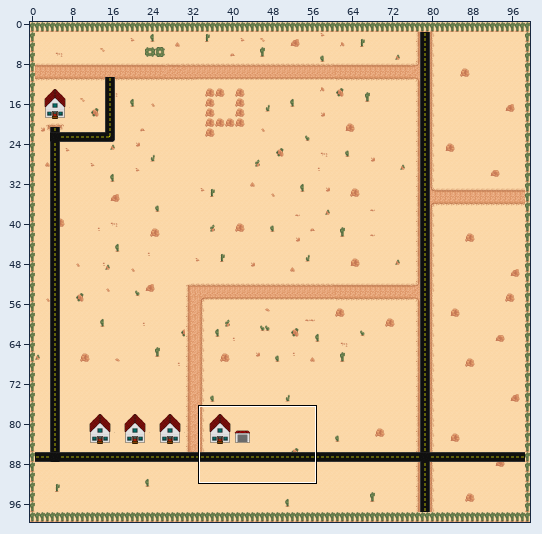
An edit to a level. Tiled map, resources/maps/desertMap.tmx. Above: a wide view before the commit, with the close-up outlined.
Close-up. Before the edit:
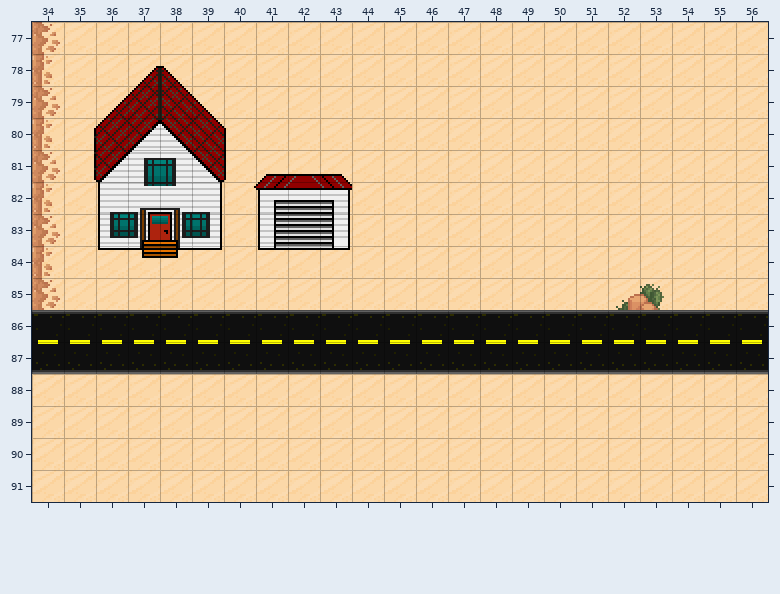
Cells are 16x16 px. Shown: x 34..56, y 77..91. The commit also changed other parts of the map, which this record leaves out.
Now the later version:
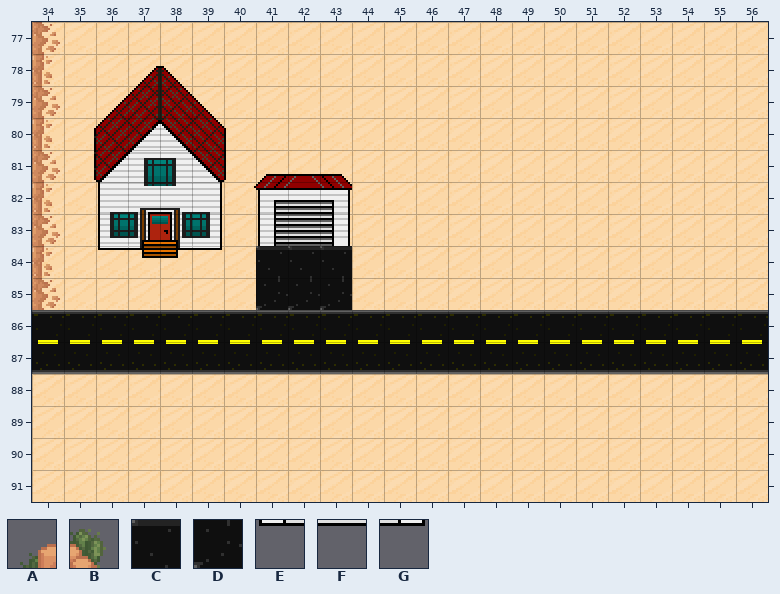
Key: from "desert": A 70, B 71, C 234, D 266, E 275, F 276, G 277.
_ is an empty cell, . an unchanged one.
Change:
--- layer "onSand"
@@ x 41..53 @@
-84 EFG..........
-85 ___........AB
+84 CCC..........
+85 DDD........__
